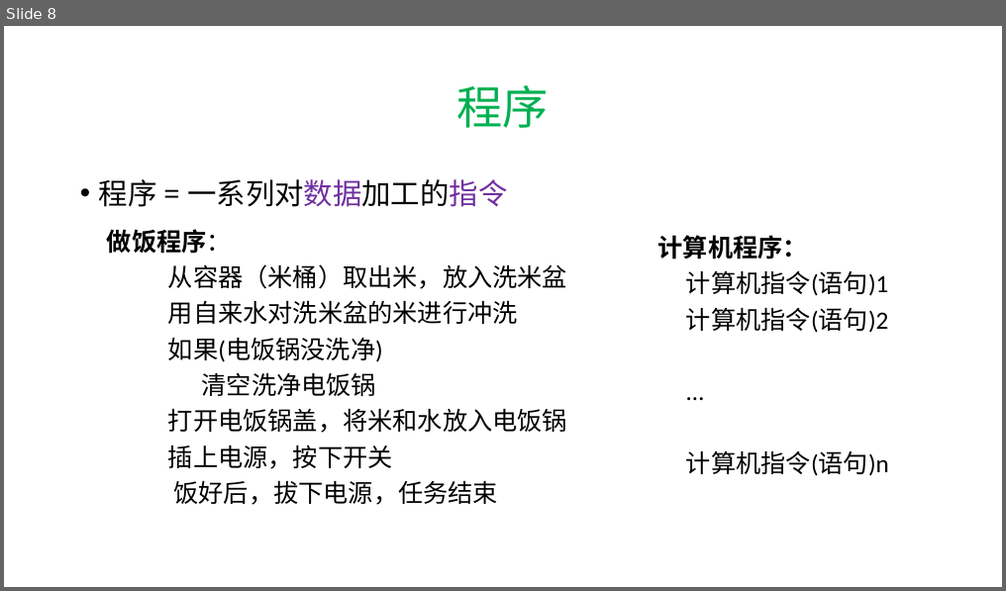
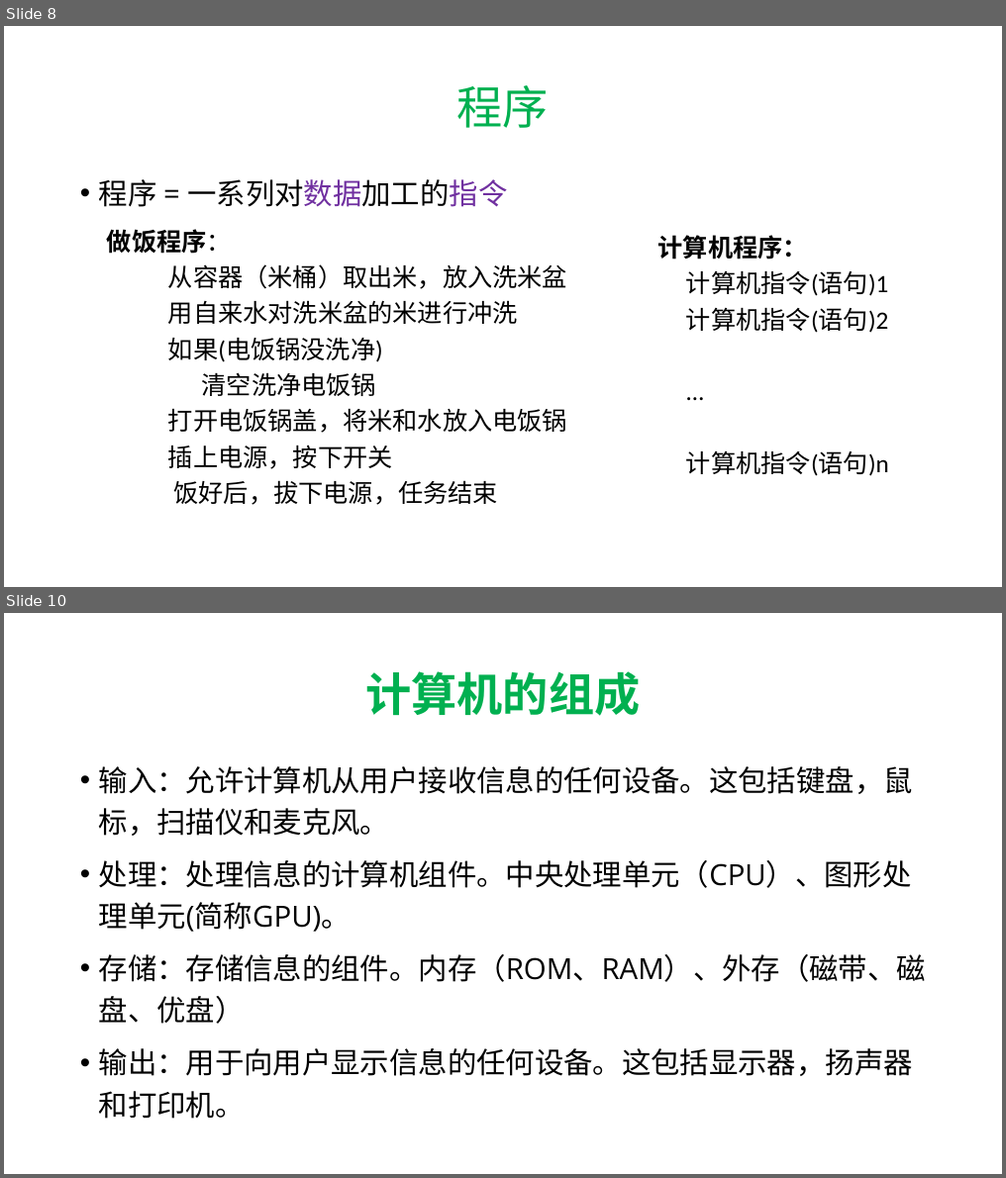
Before and after one commit to hwdong-net/cplusplus17, a slide deck: ppt/1.1 C++语言介绍.pptx. Shown one above the other, each under a label of ours: slide 8 before the commit, slides 8 and 10 after it; the slides between them are not shown. The pictures are 1006x591 and 1006x1178 pixels, drawn with LibreOffice and Linux fonts; fonts in the diff are those of the drawing. Boxes give left, top, right and bottom in pixels: in the first picture for what was removed or moved away, otherwise in the second. Text is boxed around its words. In the diff, an @@ line names an element or a change of style, - is before the commit and + after.

```diff
--- a/ppt/1.1 C++语言介绍.pptx
+++ b/ppt/1.1 C++语言介绍.pptx
@@ slide 10 added at bbox=[4, 613, 1002, 1174], background #FFFFFF @@
@@ title added at bbox=[365, 671, 640, 716], 44 pt, text #00B050, bold @@
+计算机的组成
@@ text added at bbox=[99, 766, 926, 1119], 28 pt, text #000000 @@
+• 输入：允许计算机从用户接收信息的任何设备。这包括键盘，鼠标，扫描仪和麦克风。
+• 处理：处理信息的计算机组件。中央处理单元（CPU）、图形处理单元(简称GPU)。
+• 存储：存储信息的组件。内存（ROM、RAM）、外存（磁带、磁盘、优盘）
+• 输出：用于向用户显示信息的任何设备。这包括显示器，扬声器和打印机。
```
Also in this commit, not shown: 10 slides changed, 13 other slides added, 1 slide removed.
